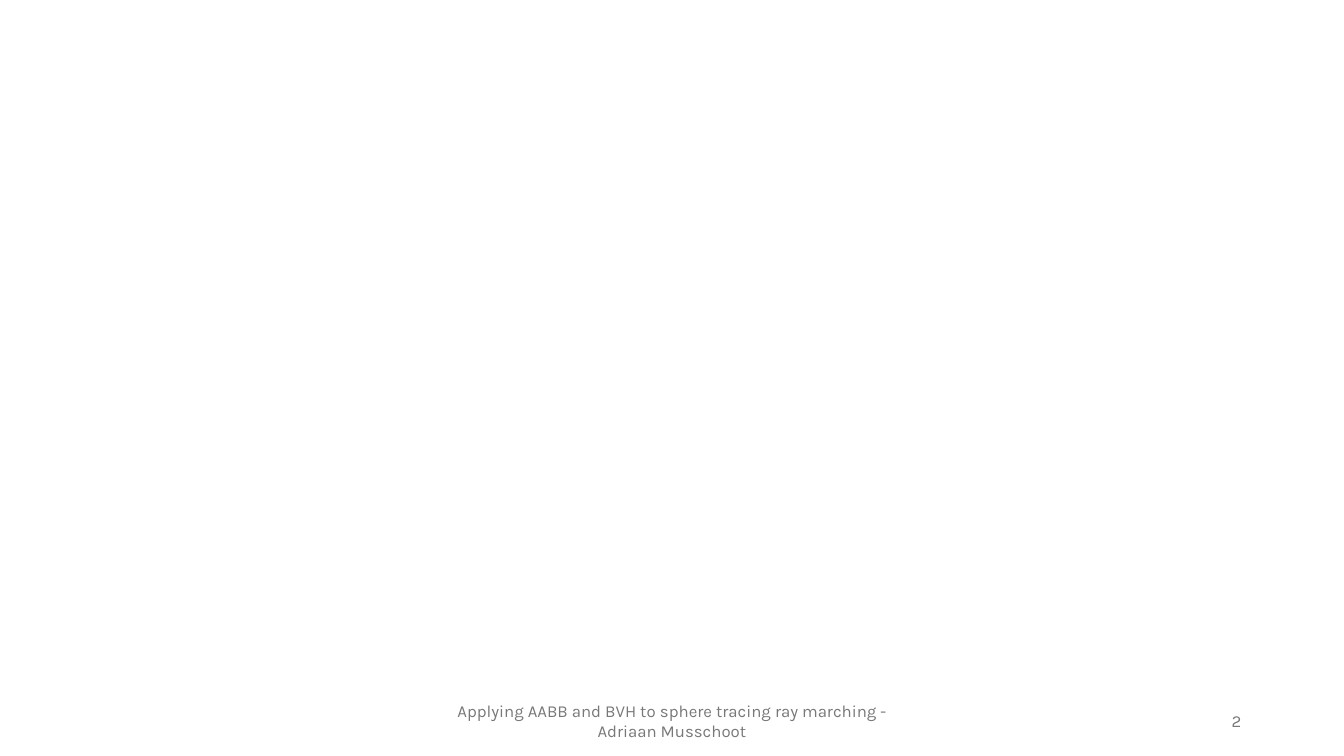
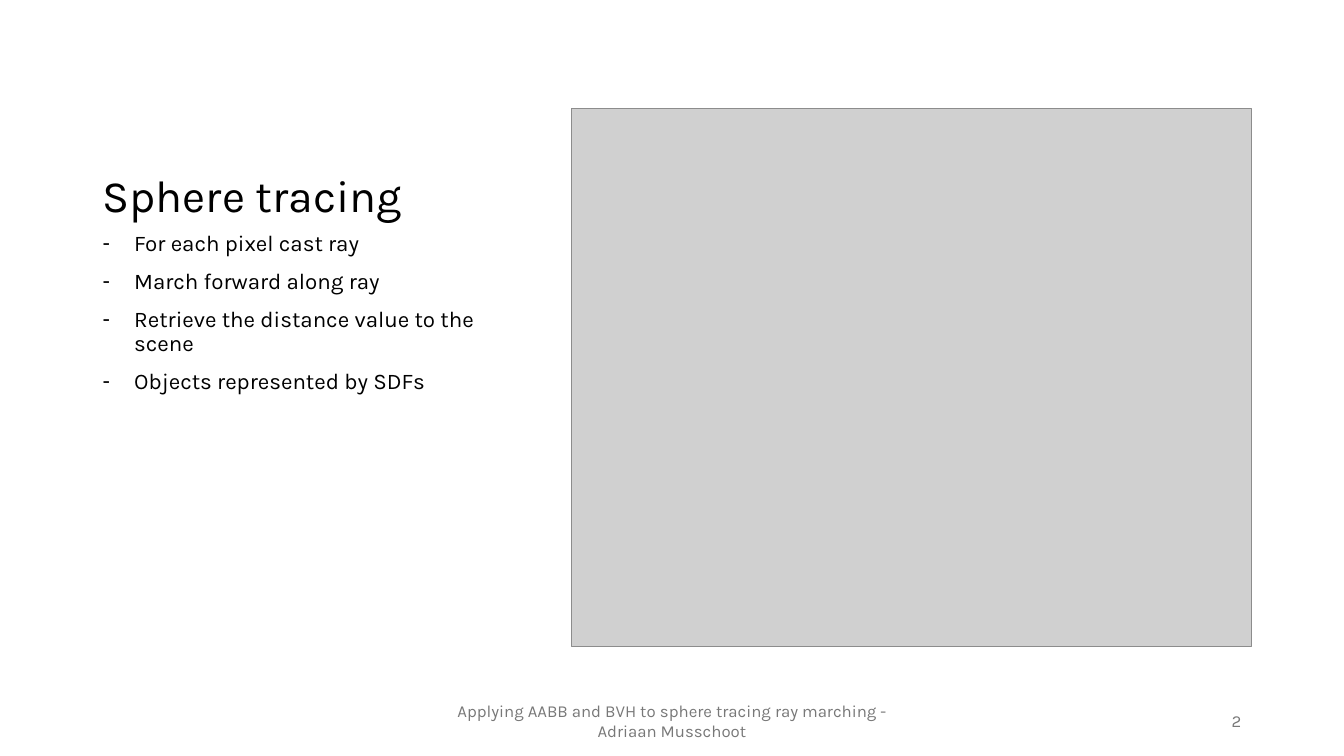
Before and after one commit to AdriaanMusschoot/GraduationWork, a slide deck: slide 2 of PresentationBachelorProef.pptx. Drawn at 1344x756 pixels with LibreOffice and Linux fonts; fonts in the diff are those of the drawing; grey boxes stand for pictures; background and template pictures are left out. Boxes give left, top, right and bottom in pixels: in the first picture for what was removed or moved away, otherwise in the second. Text is boxed around its words. In the diff, an @@ line names an element or a change of style, - is before the commit and + after.

```diff
--- a/PresentationBachelorProef.pptx
+++ b/PresentationBachelorProef.pptx
@@ picture added at <box>572,109,1252,646</box> @@
@@ title added at <box>103,181,402,223</box>, 32 pt, text #000000 @@
+Sphere tracing
@@ text added at <box>134,235,473,395</box>, 16 pt, text #000000 @@
+– For each pixel cast ray
+– March forward along ray
+– Retrieve the distance value to the scene
+– Objects represented by SDFs
```
Also in this commit, not shown: 1 other slide changed, 1 slide added, 1 slide removed, 1 other file.
